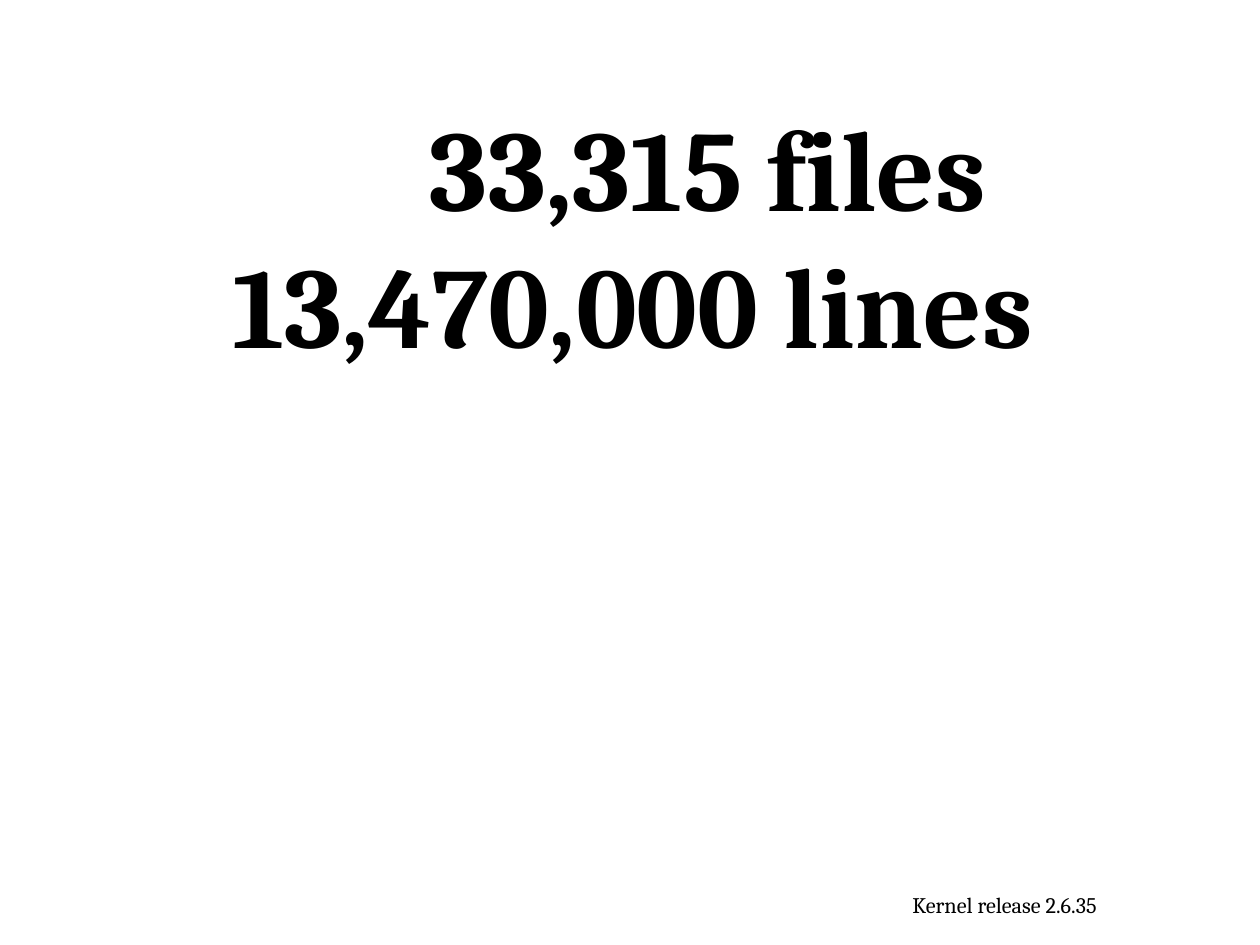
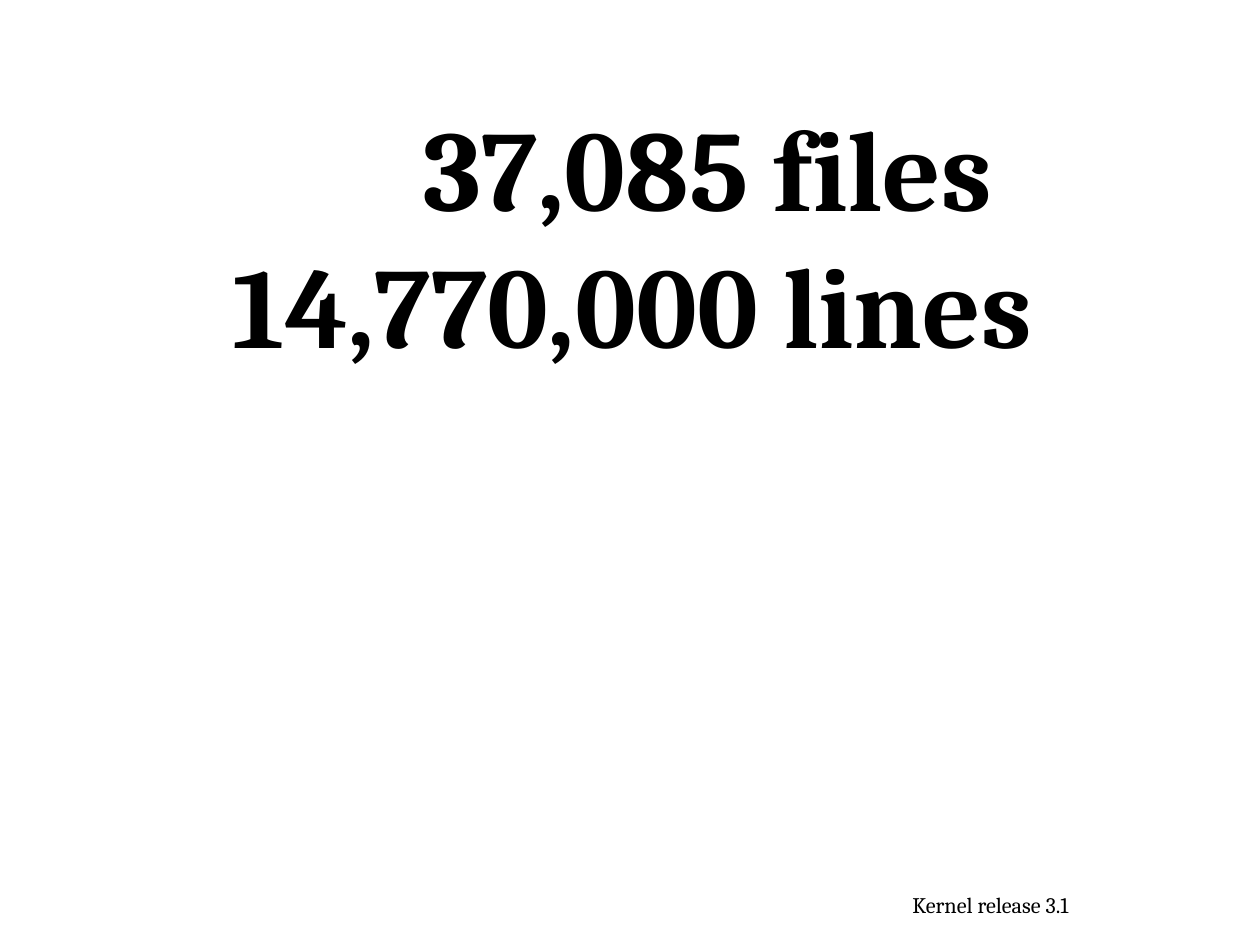
Before and after one commit to gregkh/kernel-development, a slide deck: slide 2 of kernel-development.odp. Drawn at 1260x945 pixels with LibreOffice and Linux fonts; fonts in the diff are those of the drawing. Boxes give left, top, right and bottom in pixels: in the first picture for what was removed or moved away, otherwise in the second. Text is boxed around its words. In the diff, an @@ line names an element or a change of style, - is before the commit and + after.

```diff
--- a/kernel-development.odp
+++ b/kernel-development.odp
@@ text at bbox=[233, 130, 1032, 364]: text changed @@
-33,315 files
-13,470,000 lines
+37,085 files
+14,770,000 lines
@@ text at bbox=[912, 897, 1069, 913]: text changed @@
-Kernel release 2.6.35
+Kernel release 3.1
```
Also in this commit, not shown: 8 other slides changed, 4 slides added, 1 slide removed.
